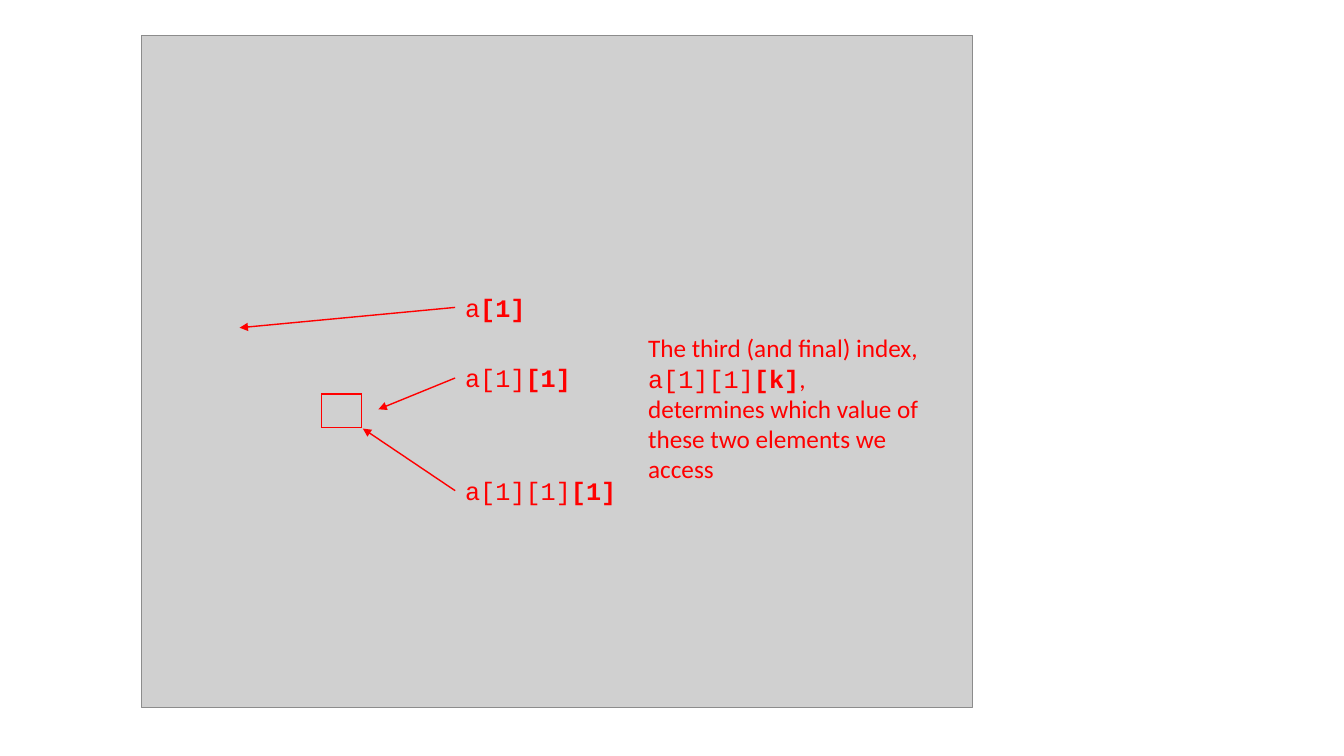
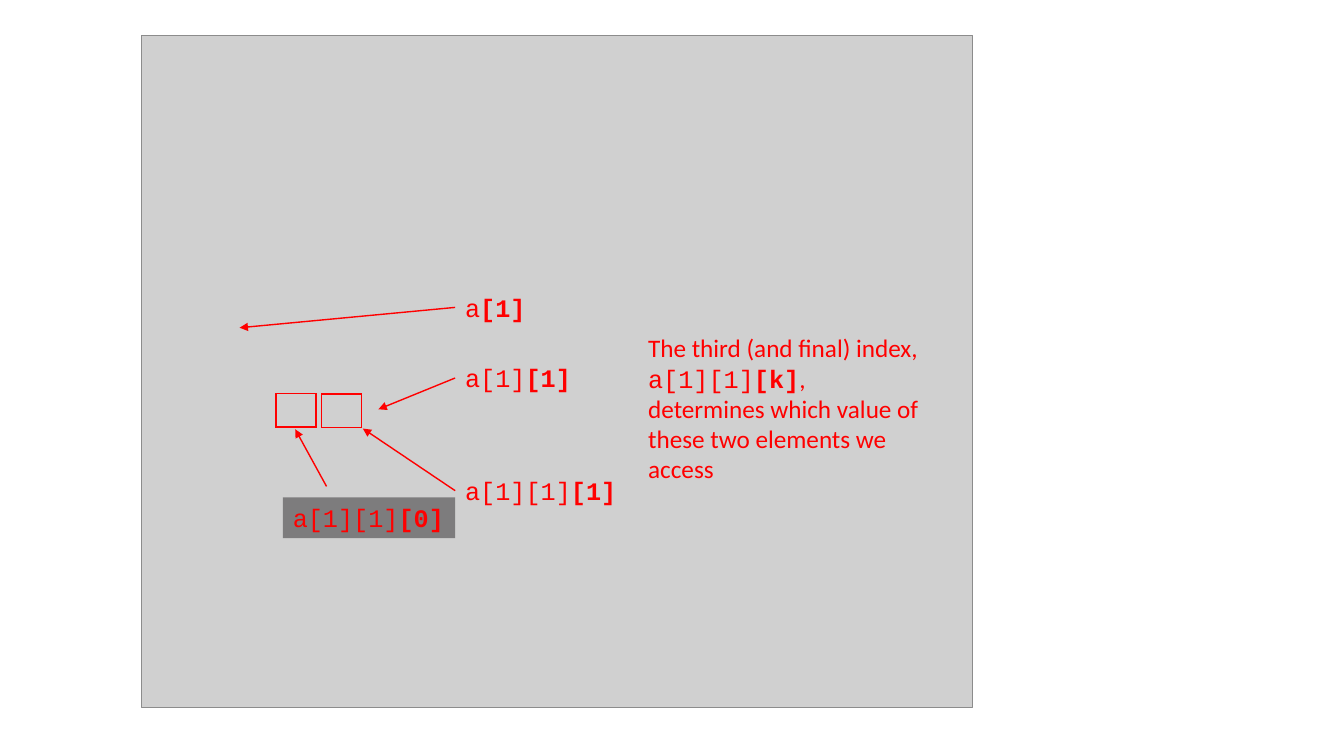
Before and after one commit to albertattard/java-boot-camp, a slide deck: slide 33 of assets/images/Images.pptx. Drawn at 1344x756 pixels with LibreOffice and Linux fonts; fonts in the diff are those of the drawing; grey boxes stand for pictures. Boxes give left, top, right and bottom in pixels: in the first picture for what was removed or moved away, otherwise in the second. Text is boxed around its words. In the diff, an @@ line names an element or a change of style, - is before the commit and + after.

```diff
--- a/assets/images/Images.pptx
+++ b/assets/images/Images.pptx
@@ rectangle added at [276, 394, 317, 427], outline #FF0000 1 pt @@
@@ arrow added from (327, 487) to (295, 430), #FF0000 1 pt @@
@@ rectangle added at [283, 498, 456, 538], fill #2B2A2B at 50% opacity, 18 pt, text #FF0000 @@
+a[1][1][0]
```
Also in this commit, not shown: 1 other file.
